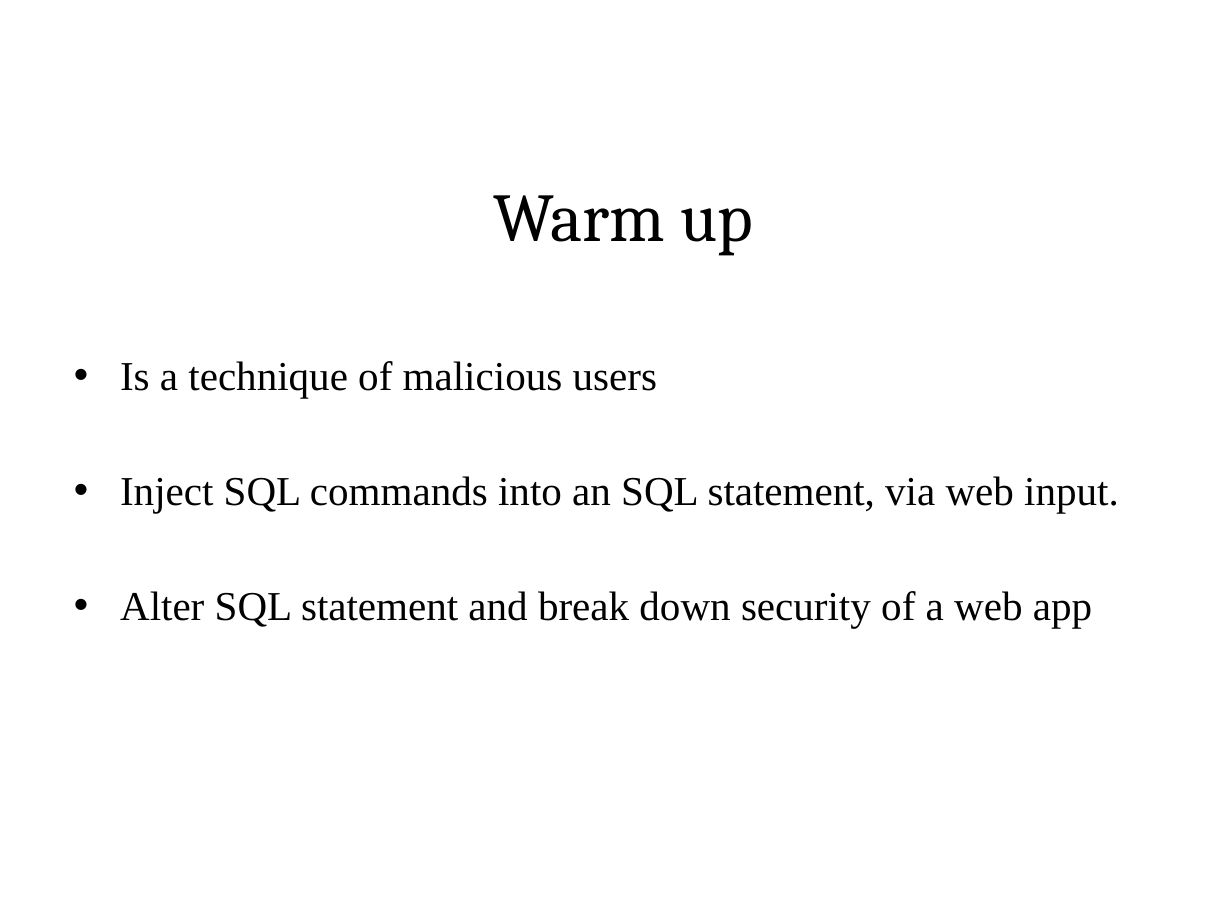
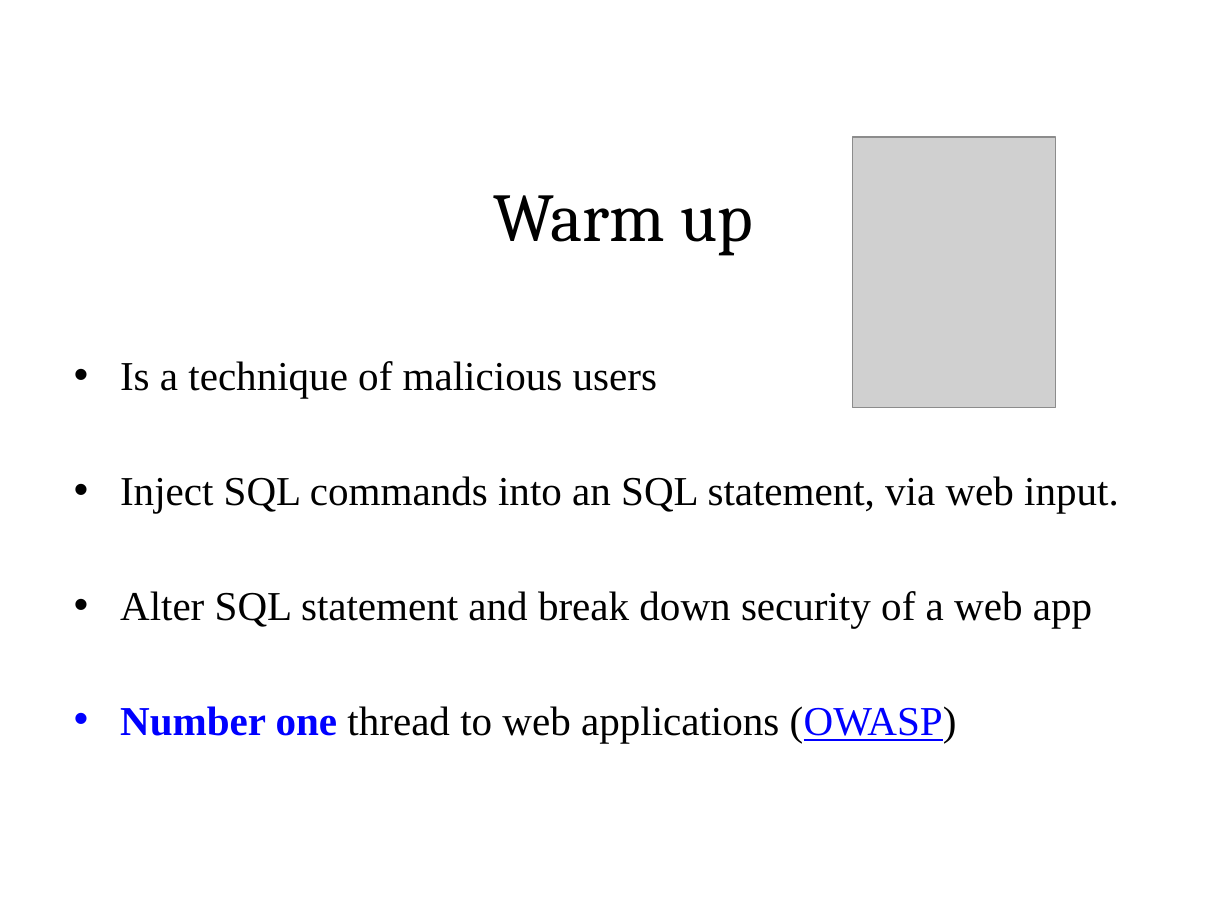
Before and after one commit to sonvq-qsoftvn/sqlinjection, a slide deck: slide 2 of QSoftVietnam_SlideTemplate2014- Sonvq.pptx. Drawn at 1232x924 pixels with LibreOffice and Linux fonts; fonts in the diff are those of the drawing; grey boxes stand for pictures; background and template pictures are left out. Boxes give left, top, right and bottom in pixels: in the first picture for what was removed or moved away, otherwise in the second. Text is boxed around its words. In the diff, an @@ line names an element or a change of style, - is before the commit and + after.

```diff
--- a/QSoftVietnam_SlideTemplate2014- Sonvq.pptx
+++ b/QSoftVietnam_SlideTemplate2014- Sonvq.pptx
@@ picture added at bbox=[853, 137, 1056, 408] @@
@@ text at bbox=[120, 706, 957, 743]: paragraph added @@
+• Number one thread to web applications (OWASP)
```
Also in this commit, not shown: 6 other slides changed, 16 slides added, 18 other files.
